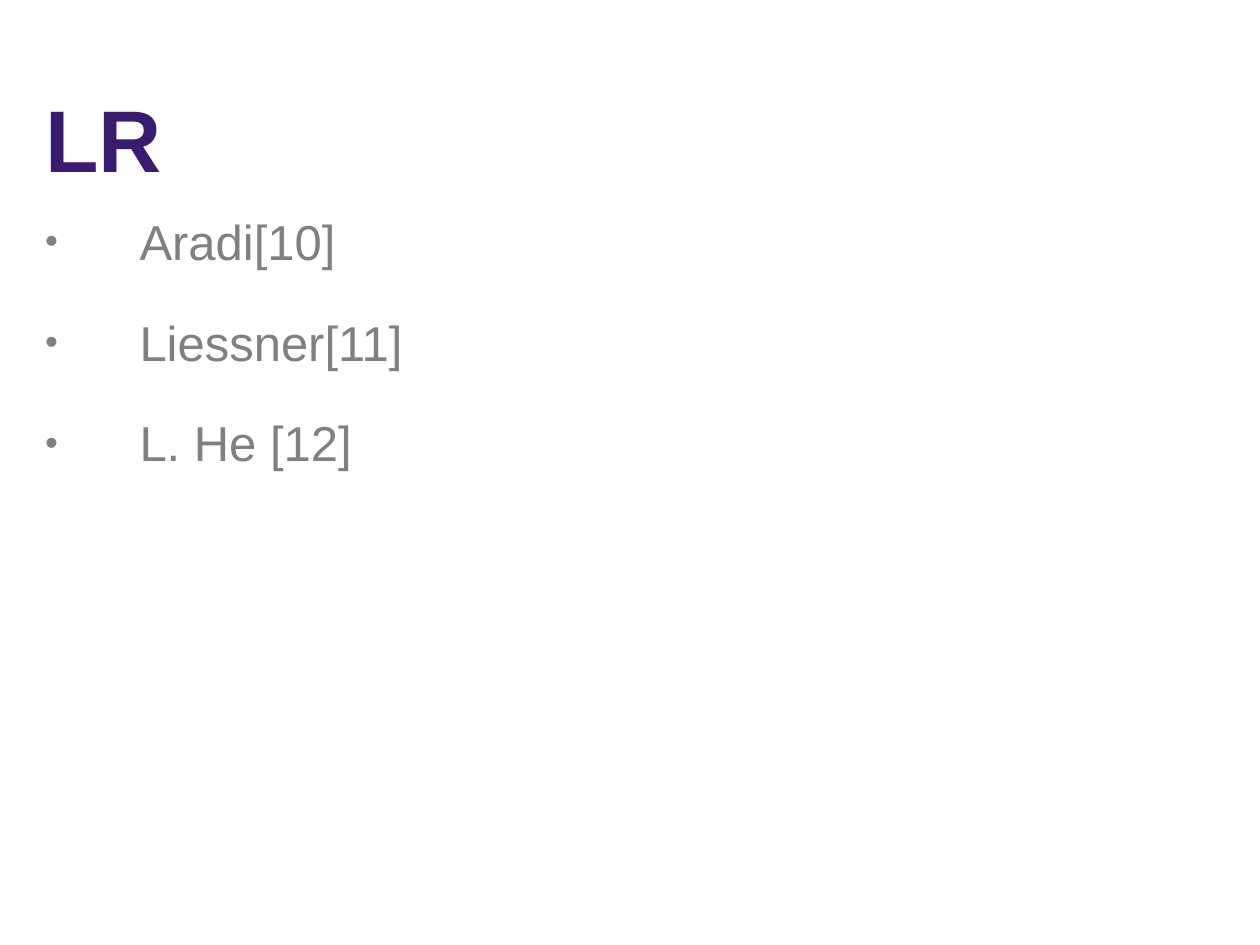
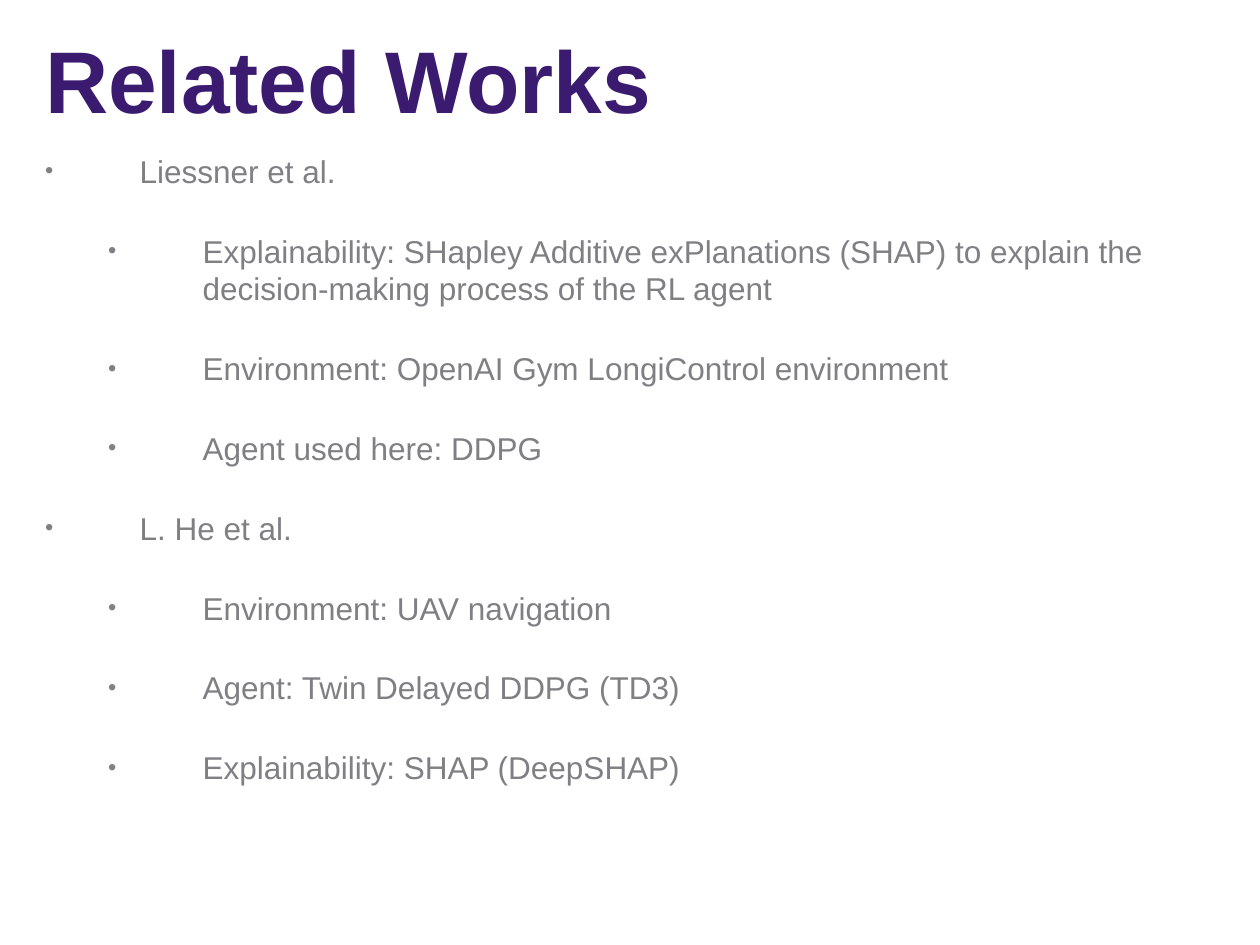
Before and after one commit to jifarh/rl_project, a slide deck: slide 5 of presentation/XRL_project_ppt.pptx. Drawn at 1260x945 pixels with LibreOffice and Linux fonts; fonts in the diff are those of the drawing; background and template pictures are left out. Boxes give left, top, right and bottom in pixels: in the first picture for what was removed or moved away, otherwise in the second. Text is boxed around its words. In the diff, an @@ line names an element or a change of style, - is before the commit and + after.

```diff
--- a/presentation/XRL_project_ppt.pptx
+++ b/presentation/XRL_project_ppt.pptx
@@ text at bbox=[45, 49, 1143, 785]: text changed; size 28 to 18 pt @@
-LR
-• Aradi[10]
-• Liessner[11]
-• L. He [12]
+Related Works
+• Liessner et al.
+  • Explainability: SHapley Additive exPlanations (SHAP) to explain the decision-making process of the RL agent
+  • Environment: OpenAI Gym LongiControl environment
+  • Agent used here: DDPG
+• L. He et al.
+  • Environment: UAV navigation
+  • Agent: Twin Delayed DDPG (TD3)
+  • Explainability: SHAP (DeepSHAP)
```
Also in this commit, not shown: 1 other slide changed, 1 other file.
